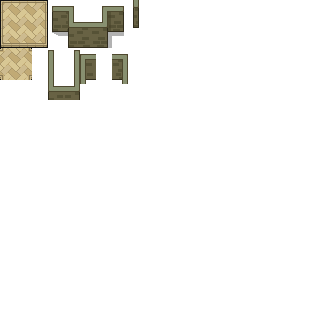
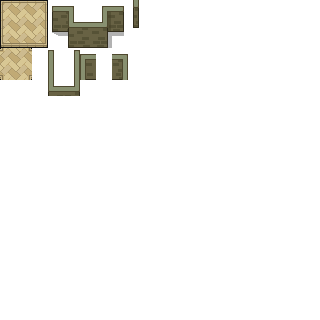
Layer changes from the first 320x320 image to the second:
painted on "Layer 3" over [48, 80, 128, 100]
removed layer "Layer 4" over [80, 80, 128, 84]
